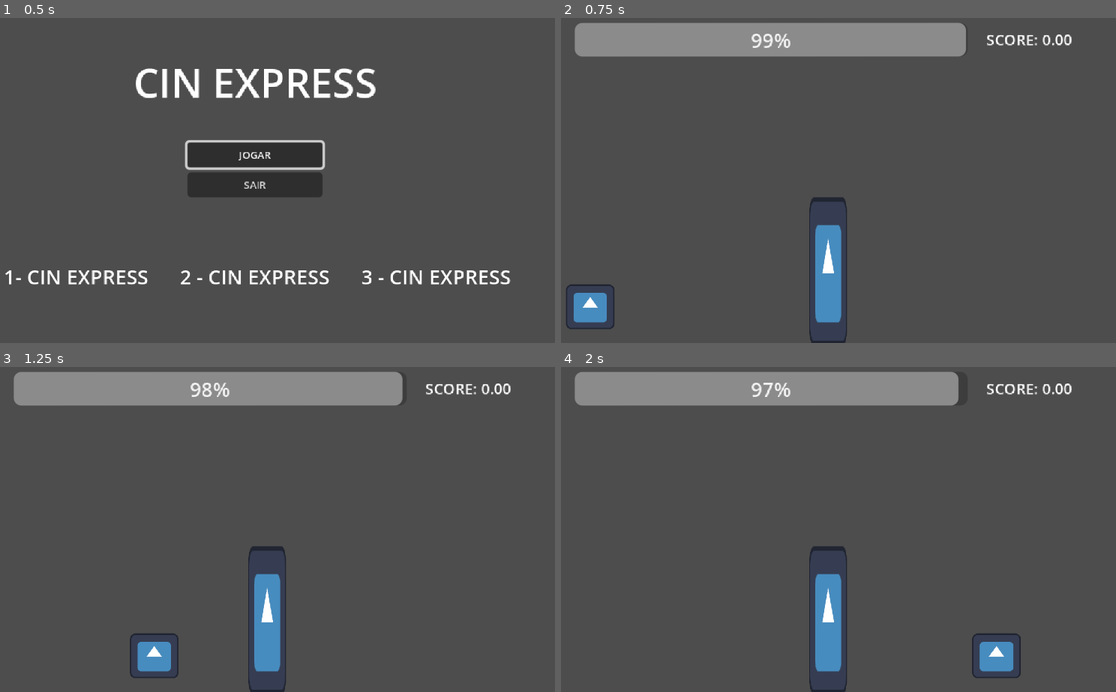
Above: before the commit, frames 1-4 (two rows, left to right).
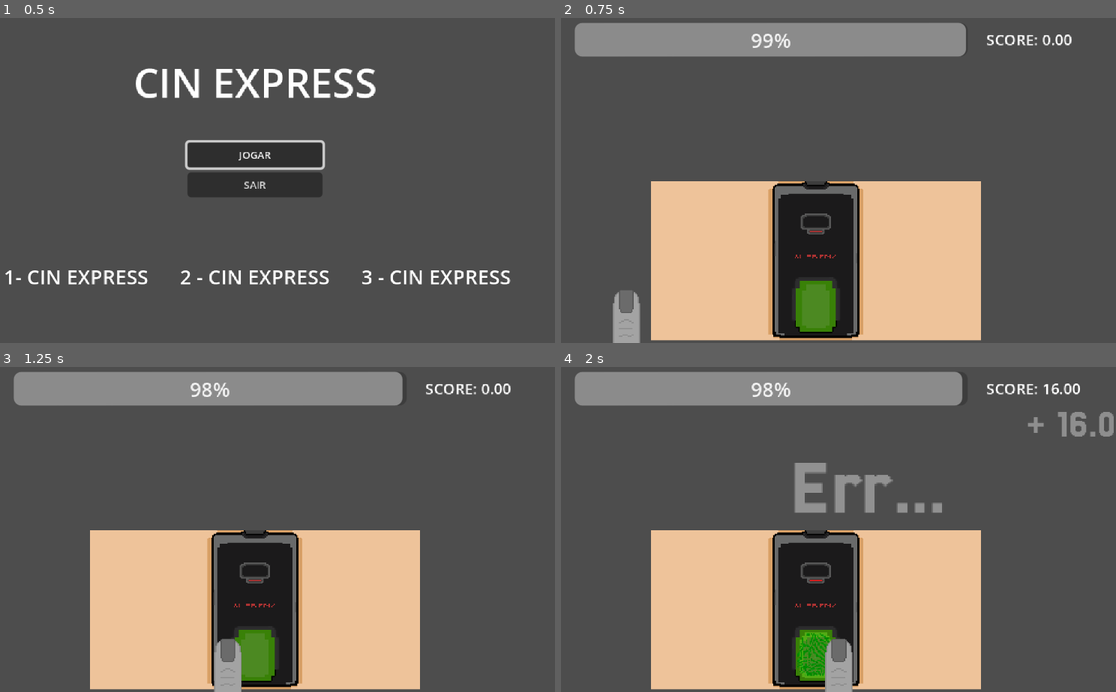
Above: after the commit, the same moments.

Repository: bianca-bezerra/CINExpress
Game: Godot game, scene res://scenes/levels/menu_scene.tscn
Same seed, same stepped clock (60 frames per second), same inputs: the game is played once before the commit and once after it. The engine's default icon, where the game draws it, is replaced by a stand-in: a white triangle on a blue panel in a dark square.
Inputs:
- Up to frame 1 (0.5 s): no input
- Up to frame 2 (0.75 s): click "JOGAR" at 0.5 s
- Up to frame 3 (1.25 s): no input
- Up to frame 4 (2 s): tap Space (space) at 1.35 s

Frame 1 is identical in both runs. In frame 2, 30% of the frame differs, in the area x 0-76%, y 50-100%; in frame 3, 29%; in frame 4, 32%, in the area x 16-100%, y 1-100%.

Commit message:
feat: adiciona assets no minigame do dedo

Diff:
--- a/scenes/add_score_label.tscn
+++ /dev/null
@@ -1,10 +0,0 @@
-[gd_scene load_steps=2 format=3 uid="uid://qs0r364dg7b0"]
-
-[ext_resource type="Script" uid="uid://cm24fa4tfnstg" path="res://scripts/add_score_label.gd" id="1_ri8fp"]
-
-[node name="AddScoreLabel" type="Label"]
-offset_right = 89.0
-offset_bottom = 23.0
-theme_override_font_sizes/font_size = 12
-text = "Score Label"
-script = ExtResource("1_ri8fp")
--- /dev/null
+++ b/scenes/floating_text.tscn
@@ -0,0 +1,23 @@
+[gd_scene load_steps=3 format=3 uid="uid://qs0r364dg7b0"]
+
+[ext_resource type="Script" uid="uid://cm24fa4tfnstg" path="res://scripts/add_score_label.gd" id="1_45khh"]
+[ext_resource type="FontFile" uid="uid://28uh6cr1uypa" path="res://assets/fonts/Jersey25-Regular.ttf" id="1_vqah5"]
+
+[node name="FloatingTextLabel" type="Label"]
+anchors_preset = 8
+anchor_left = 0.5
+anchor_top = 0.5
+anchor_right = 0.5
+anchor_bottom = 0.5
+offset_left = -71.5
+offset_top = -16.5
+offset_right = 71.5
+offset_bottom = 16.5
+grow_horizontal = 2
+grow_vertical = 2
+size_flags_horizontal = 4
+theme_override_fonts/font = ExtResource("1_vqah5")
+theme_override_font_sizes/font_size = 32
+text = "Score Label"
+vertical_alignment = 1
+script = ExtResource("1_45khh")
--- a/scenes/levels/finger_scene.tscn
+++ b/scenes/levels/finger_scene.tscn
@@ -1,42 +1,69 @@
-[gd_scene load_steps=6 format=3 uid="uid://cuyp6bxmyijvn"]
+[gd_scene load_steps=10 format=3 uid="uid://cuyp6bxmyijvn"]
 
 [ext_resource type="Script" uid="uid://bth8stp3ey7b" path="res://scripts/finger_level.gd" id="1_5skfb"]
-[ext_resource type="Texture2D" uid="uid://bl2wvqfmsfv80" path="res://icon.svg" id="2_kaagg"]
+[ext_resource type="Texture2D" uid="uid://vuac0l7mxgkv" path="res://assets/sprites/coletor_digital.png" id="2_eni27"]
 [ext_resource type="Script" uid="uid://dlledv2s8nm1x" path="res://scripts/finger.gd" id="3_eni27"]
+[ext_resource type="Texture2D" uid="uid://d0wwed25gcoay" path="res://assets/sprites/dedo_sozinho1.png" id="4_kaagg"]
+
+[sub_resource type="AtlasTexture" id="AtlasTexture_kaagg"]
+atlas = ExtResource("2_eni27")
+region = Rect2(0, 0, 264, 128)
+
+[sub_resource type="AtlasTexture" id="AtlasTexture_eni27"]
+atlas = ExtResource("2_eni27")
+region = Rect2(264, 0, 264, 128)
+
+[sub_resource type="SpriteFrames" id="SpriteFrames_k7tmn"]
+animations = [{
+"frames": [{
+"duration": 1.0,
+"texture": SubResource("AtlasTexture_kaagg")
+}, {
+"duration": 1.0,
+"texture": SubResource("AtlasTexture_eni27")
+}],
+"loop": true,
+"name": &"default",
+"speed": 5.0
+}]
 
 [sub_resource type="RectangleShape2D" id="RectangleShape2D_21gu7"]
-size = Vector2(23, 117)
+size = Vector2(32, 39)
 
 [sub_resource type="RectangleShape2D" id="RectangleShape2D_p1sdx"]
-size = Vector2(36, 31)
+size = Vector2(18, 18)
 
 [node name="FingerLevel" type="Node2D"]
 script = ExtResource("1_5skfb")
 
 [node name="digital_reader" type="Area2D" parent="."]
-position = Vector2(259, 229)
+position = Vector2(240, 204)
 collision_layer = 4
 
-[node name="Sprite2D" type="Sprite2D" parent="digital_reader"]
-position = Vector2(-9.250003, -16.5)
-scale = Vector2(0.23828125, 0.92968756)
-texture = ExtResource("2_kaagg")
+[node name="Sprite2D" type="AnimatedSprite2D" parent="digital_reader"]
+position = Vector2(-0.055, 0)
+sprite_frames = SubResource("SpriteFrames_k7tmn")
 
 [node name="CollisionShape2D" type="CollisionShape2D" parent="digital_reader"]
-position = Vector2(-9.5, -19.5)
+position = Vector2(1, 36)
 shape = SubResource("RectangleShape2D_21gu7")
 
 [node name="Finger" type="CharacterBody2D" parent="."]
+position = Vector2(241, 249)
 script = ExtResource("3_eni27")
 
 [node name="Sprite2D" type="Sprite2D" parent="Finger"]
-position = Vector2(136.5, 241)
-scale = Vector2(0.30468765, 0.2812501)
-texture = ExtResource("2_kaagg")
+texture = ExtResource("4_kaagg")
 
 [node name="CollisionShape2D" type="CollisionShape2D" parent="Finger"]
-position = Vector2(136, 239)
+position = Vector2(0, -11)
 shape = SubResource("RectangleShape2D_p1sdx")
+
+[node name="WinTimer" type="Timer" parent="."]
+
+[node name="FeedbackMarker" type="Marker2D" parent="."]
+position = Vector2(220, 75)
 
 [connection signal="body_entered" from="digital_reader" to="Finger" method="_on_digital_reader_body_entered"]
 [connection signal="body_exited" from="digital_reader" to="Finger" method="_on_digital_reader_body_exited"]
+[connection signal="timeout" from="WinTimer" to="." method="_on_win_timer_timeout"]
--- a/scenes/levels/game_level.tscn
+++ b/scenes/levels/game_level.tscn
@@ -4,5 +4,3 @@
 
 [node name="GameLevel" type="Node2D"]
 script = ExtResource("1_cymlp")
-
-[connection signal="level_completed" from="." to="." method="_on_level_completed"]
--- a/scripts/add_score_label.gd
+++ b/scripts/add_score_label.gd
@@ -1,10 +1,4 @@
 extends Label
-
-@export var added_score: float = 0.0
-
-func _ready() -> void:
-	text = "+ %.2f " % added_score
-
 
 func _process(delta: float) -> void:
 	modulate.a -= delta
--- a/scripts/finger.gd
+++ b/scripts/finger.gd
@@ -4,14 +4,20 @@
 @onready var _scoring_zone: Area2D = $"../digital_reader"
 @onready var _level = $".."
 
+const FINGER_MARGIN = 80
+
 const SPEED_INCREASE = 300.0
 const MAX_SCORE_PER_HIT = 100
-const SCREEN_LIMIT_LEFT = -100.0
-const SCREEN_LIMIT_RIGHT = 300.0
+const SCREEN_LIMIT_LEFT = 0.0 + FINGER_MARGIN
+const SCREEN_LIMIT_RIGHT = 480.0 - FINGER_MARGIN
 
 var _is_in_scoring_zone = false
 var _half_zone_width = 0.0
 var _direction = -1
+
+var can_move = true
+var score_percentage := 0.0
+var distance_from_center := 0.0
 
 func _ready():
 	speed = SPEED_INCREASE * (GameManager.current_level + 1)
@@ -28,14 +34,13 @@
 
 func _physics_process(_delta):
 	if Input.is_action_just_pressed("space"):
-		if _is_in_scoring_zone:
-			var distance_from_center = abs(self.global_position.x - _scoring_zone.global_position.x)
-			var score_percentage = (distance_from_center / _half_zone_width)
-			var points_added = int(MAX_SCORE_PER_HIT * score_percentage)
-
-			GameManager.update_score(points_added)
-			_level.is_win = true
-
+		distance_from_center = abs(self.global_position.x - _scoring_zone.global_position.x)
+		score_percentage = clamp(1 - (distance_from_center / _half_zone_width), 0, 1)
+		var points_added = int(MAX_SCORE_PER_HIT * score_percentage)
+		GameManager.update_score(points_added)
+		_level.is_win = true
+	if not can_move:
+		return
 	velocity.x = _direction * speed
 	move_and_slide()
 
--- a/scripts/finger_level.gd
+++ b/scripts/finger_level.gd
@@ -1,8 +1,41 @@
 extends GameLevel
 class_name FingerLevel
 
+@onready var win_timer = $WinTimer
+@onready var finger = $Finger
+@onready var digital_reader_sprite = $digital_reader/Sprite2D
+@onready var floating_text_scene = preload("res://scenes/floating_text.tscn")
+
 var is_win := false
+var text_spawned = false
+
+func spawn_motivation_text():
+	var score = finger.score_percentage
+	var text = ""
+	if score >= 0.7:
+		text = "Perfeito!!"
+	elif score >= 0.4:
+		text = "Boa!"
+	else:
+		text = "Err..."
+	var floating_text = floating_text_scene.instantiate()
+	floating_text.text = text
+	floating_text.scale = Vector2(2, 2)
+	floating_text.global_position = $FeedbackMarker.global_position
+	add_child(floating_text)
 
 func _process(_delta: float) -> void:
 	if is_win:
-		get_tree().change_scene_to_file("res://scenes/levels/type_quickly.tscn")
+		GameManager.game_timer.paused = true
+		if not text_spawned:
+			spawn_motivation_text()
+			text_spawned = true
+		digital_reader_sprite.play()
+		finger.can_move = false
+		if win_timer.is_stopped():
+			win_timer.start(1.2)
+
+
+func _on_win_timer_timeout() -> void:
+	GameManager.game_timer.paused = false
+	get_tree().change_scene_to_file("res://scenes/levels/type_quickly.tscn")
--- a/scripts/game_ui.gd
+++ b/scripts/game_ui.gd
@@ -3,7 +3,7 @@
 @onready var added_score_mark: Marker2D = $Marker2D
 @onready var timer_progress: ProgressBar = $TimerProgress
 
-var added_score_scene: PackedScene = preload("res://scenes/add_score_label.tscn")
+var floating_text_scene: PackedScene = preload("res://scenes/floating_text.tscn")
 
 func update_score_text():
 	$ScoreLabel.text = "SCORE: %.2f" % GameManager.get_score()
@@ -21,8 +21,8 @@
 
 
 func spawn_added_score(added_score: float):
-	var added_score_obj: Label = added_score_scene.instantiate()
-	added_score_obj.added_score = added_score
+	var added_score_obj: Label = floating_text_scene.instantiate()
+	added_score_obj.text = "+ %.2f" % added_score
 	added_score_obj.global_position = added_score_mark.global_position
 	add_child(added_score_obj)
 
--- a/scripts/quickly_type_level.gd
+++ b/scripts/quickly_type_level.gd
@@ -25,15 +25,8 @@
 	_input_line_edit.editable = true
 	_feedback_label.text = ""
 	_input_line_edit.grab_focus.call_deferred()
-
-	if len(GameManager.names) == GameManager.current_level:
-		# Se a lista de nomes acabar
-		_feedback_label.text = "Parabéns! Você completou todos os nomes!"
-		_input_line_edit.editable = false
-		_change_finger_scene()
-		return
-
-	_current_name = GameManager.names[GameManager.current_level].pick_random()
+	var _dificulty_index = clamp(GameManager.current_level, 0, len(GameManager.names))
+	_current_name = GameManager.names[_dificulty_index].pick_random()
 	_prompt_label.text = _current_name
 
 	_round_start_time = Time.get_ticks_msec()
@@ -45,9 +38,7 @@
 		var time_spent_seg = time_spent_ms / 1000.0
 		var score_multiplication = SCORE_FACTOR * (GameManager.current_level + 1)
 		var points_added = int((len(_current_name) * score_multiplication) / time_spent_seg)
-
 		GameManager.update_score(points_added)
-
 		_feedback_label.text = "Correto! +%d pontos (%.2f seg)" % [points_added, time_spent_seg]
 		_change_finger_scene()
 	else:
--- a/scripts/singletons/game_manager.gd
+++ b/scripts/singletons/game_manager.gd
@@ -2,6 +2,7 @@
 
 signal score_chaged(new_score: float)
 
+## Lista de nomes utilizados no minigame "type quickly", organizados por ordem de dificuldade
 var names := [
 	[
 		"Julia Ferraz Lima", "Lucas Costa Souza", "Maria Clara Dias",
Binary file added: assets/fonts/FluorineMicro-EEml.ttf
Not shown, added: assets/fonts/FluorineMicro-EEml.ttf.import
Binary file added: assets/fonts/Handpixies-Gzdm.ttf
Not shown, added: assets/fonts/Handpixies-Gzdm.ttf.import
Binary file added: assets/fonts/Jersey25-Regular.ttf
Not shown, added: assets/fonts/Jersey25-Regular.ttf.import
Binary file added: assets/sprites/coletor_digital.png
Not shown, added: assets/sprites/coletor_digital.png.import
Binary file added: assets/sprites/dedo_cinza.png
Not shown, added: assets/sprites/dedo_cinza.png.import
Binary file added: assets/sprites/dedo_sozinho1.png
Not shown, added: assets/sprites/dedo_sozinho1.png.import
(and 5 more such lines)
